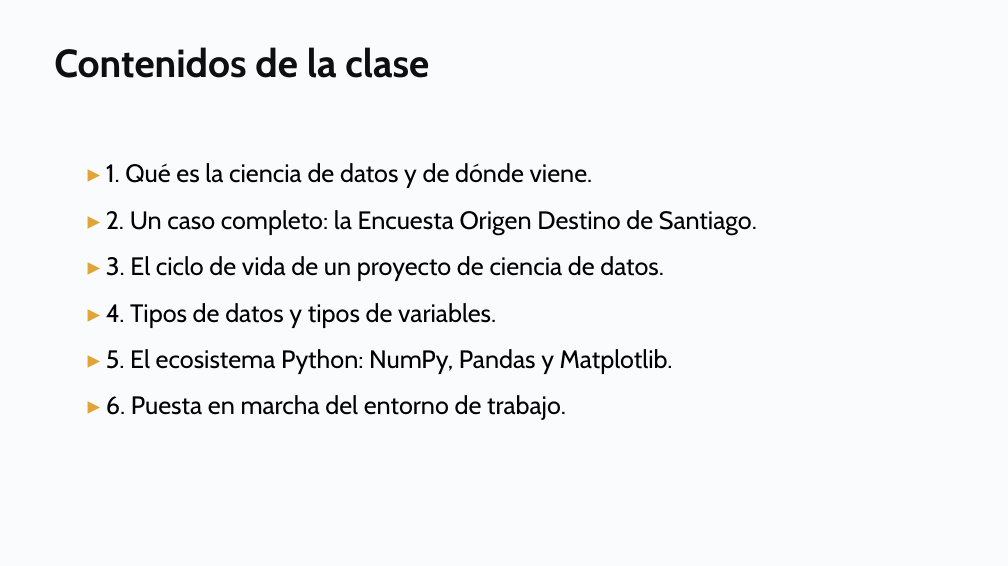
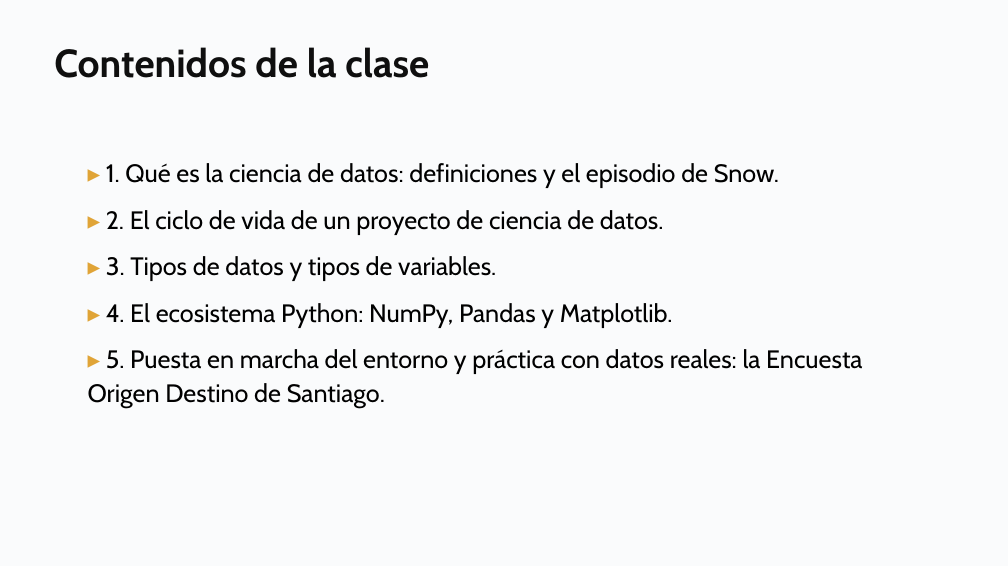
Before and after one commit to daniopitz/diplomado-cdd, a slide deck: slide 2 of presentaciones/clase01_fundamentos_ecosistema.pptx. Drawn at 1008x566 pixels with LibreOffice and Linux fonts; fonts in the diff are those of the drawing. Boxes give left, top, right and bottom in pixels: in the first picture for what was removed or moved away, otherwise in the second. Text is boxed around its words. In the diff, an @@ line names an element or a change of style, - is before the commit and + after.

```diff
--- a/presentaciones/clase01_fundamentos_ecosistema.pptx
+++ b/presentaciones/clase01_fundamentos_ecosistema.pptx
@@ text at bbox=[88, 163, 862, 408]: text changed @@
-▸ 1. Qué es la ciencia de datos y de dónde viene.
-▸ 2. Un caso completo: la Encuesta Origen Destino de Santiago.
-▸ 3. El ciclo de vida de un proyecto de ciencia de datos.
-▸ 4. Tipos de datos y tipos de variables.
-▸ 5. El ecosistema Python: NumPy, Pandas y Matplotlib.
-▸ 6. Puesta en marcha del entorno de trabajo.
+▸ 1. Qué es la ciencia de datos: definiciones y el episodio de Snow.
+▸ 2. El ciclo de vida de un proyecto de ciencia de datos.
+▸ 3. Tipos de datos y tipos de variables.
+▸ 4. El ecosistema Python: NumPy, Pandas y Matplotlib.
+▸ 5. Puesta en marcha del entorno y práctica con datos reales: la Encuesta Origen Destino de Santiago.
```
Also in this commit, not shown: 14 other slides changed, 1 slide added, 8 slides removed, 1 other file.
